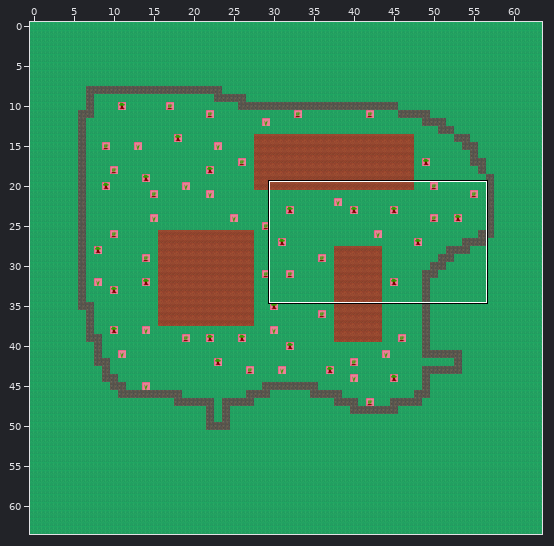
Level history. Tiled map: assets/tiled/mapFarm2.tmx. Above: a wide view before the commit, with the close-up outlined.
Close-up. Before:
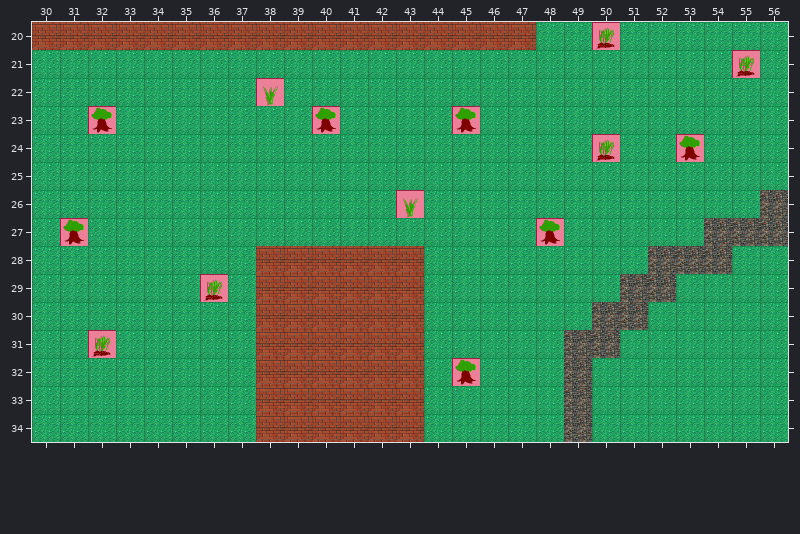
Cells are 64x64 px. Shown: x 30..56, y 20..34. The commit also changed other parts of the map, which this record leaves out.
The same view after the edit:
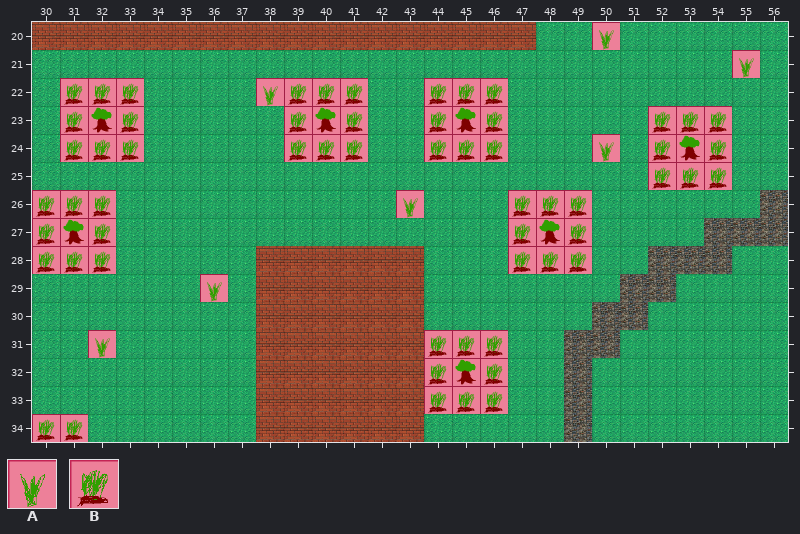
Key: from "tileset": A 18, B 26.
_ is an empty cell.
From old to new:
Layer "walls":
y 20: x 50 B -> A
y 21: x 55 B -> A
y 22: x 31..33 ___ -> BBB; x 39..41 ___ -> BBB; x 44..46 ___ -> BBB
y 23: x 31 _ -> B; x 33 _ -> B; x 39 _ -> B; x 41 _ -> B; x 44 _ -> B; x 46 _ -> B; x 52..54 ___ -> BBB
y 24: x 31..33 ___ -> BBB; x 39..41 ___ -> BBB; x 44..46 ___ -> BBB; x 50 B -> A; x 52 _ -> B; x 54 _ -> B
y 25: x 52..54 ___ -> BBB
y 26: x 30..32 ___ -> BBB; x 47..49 ___ -> BBB
y 27: x 30 _ -> B; x 32 _ -> B; x 47 _ -> B; x 49 _ -> B
y 28: x 30..32 ___ -> BBB; x 47..49 ___ -> BBB
y 29: x 36 B -> A
y 31: x 32 B -> A; x 44..46 ___ -> BBB
y 32: x 44 _ -> B; x 46 _ -> B
y 33: x 44..46 ___ -> BBB
y 34: x 30..31 __ -> BB
